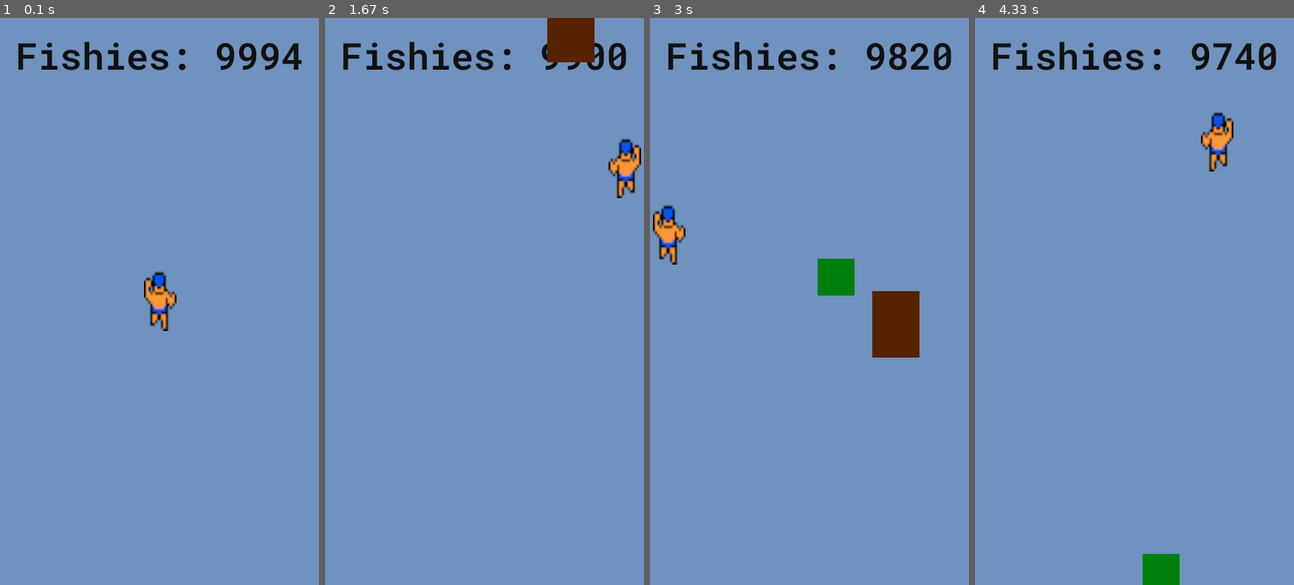
Above: before the commit, frames 1-4 (left to right).
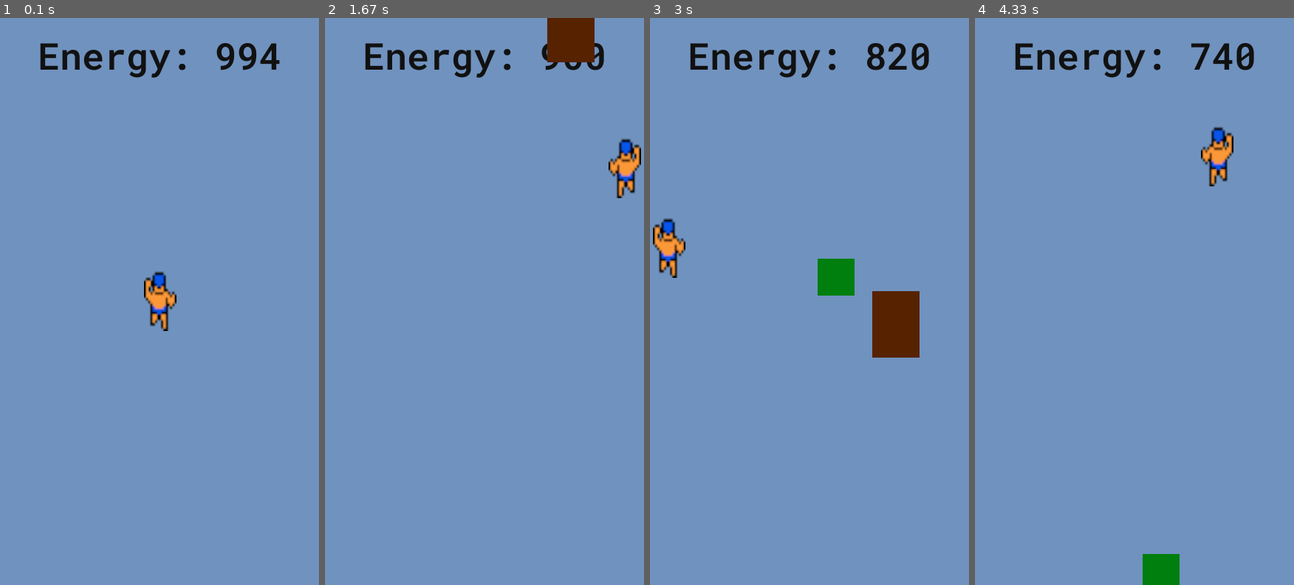
Above: after the commit, the same moments.

Repository: loorand/pygame-projekt
Game: pygame game, started from game.py
Same seed, same stepped clock (60 frames per second), same inputs: the game is played once before the commit and once after it.
Inputs:
- Up to frame 1 (0.1 s): no input
- Up to frame 2 (1.67 s): hold Right 0.33-0.8 s; hold Up 0.83-1.13 s; hold Right 1.17-1.63 s
- Up to frame 3 (3 s): hold Left 1.67-2.2 s; hold Down 2.23-2.53 s; hold Left 2.57-2.97 s
- Up to frame 4 (4.33 s): hold Up 3-3.37 s; hold Right 3.4-4.03 s; hold Down from 4.07 s (still down)

The runs differ from the first frame. In frame 1, 1.2% of the frame differs, in the area x 5-95%, y 4-11%; in frame 2, 1.1%; in frame 3, 2.3%; in frame 4, 2.4%, in the area x 5-95%, y 4-30%.

Commit message:
Improve gameplay

Diff:
--- /dev/null
+++ b/game copy.py
@@ -0,0 +1,191 @@
+import pygame
+import random
+from sys import exit
+
+# pygame initialisation and display config (size, used fonts)
+pygame.init()
+screen = pygame.display.set_mode((432,768)) # 9:16
+pygame.display.set_caption("Swimming with the Fishies")
+clock = pygame.time.Clock()
+font = pygame.font.Font("fonts/RobotoMono-Semibold.ttf", 50)
+
+# function to change and display score during gameplay
+def scores():
+    global score
+    global energy_collect
+    # collision
+    if Player.rect.colliderect(Duck.rect):
+        score -= 1
+    if Player.rect.colliderect(Energy.rect):
+        Energy.rect.bottom = random.randint(-280,-220)
+        Energy.rect.x = random.randint(25, 417)
+        energy_collect += 1
+        score += 100
+    score -= 1
+    # HETKEL LOEB SKOORI VEEL VANAMOODI e MITTE AJA JÄRGI
+    score_surface = font.render(f"Energy: {score}", True, "#111111").convert_alpha()
+    score_rect = score_surface.get_rect(center = (216,50))
+    screen.blit(score_surface, score_rect)
+
+# background surface
+bg_surface = pygame.image.load("graphics/background.png").convert_alpha()
+
+# starting arguments
+score = 1000
+speed = 5
+
+barrel = pygame.image.load("graphics/barrel.png").convert_alpha()
+duck = pygame.image.load("graphics/duck.png").convert_alpha()
+energy = pygame.image.load("graphics/energy.png").convert_alpha()
+
+class Barrel(pygame.sprite.Sprite):
+    def __init__(self, x, y):
+        super().__init__()
+        self.image = barrel
+        self.rect = self.image.get_rect(center = (x, y))
+
+class Duck(pygame.sprite.Sprite):
+    def __init__(self, x, y):
+        super().__init__()
+        self.image = duck
+        self.rect = self.image.get_rect(center = (x, y))
+
+class Energy(pygame.sprite.Sprite):
+    def __init__(self, x, y):
+        super().__init__()
+        self.image = energy
+        self.rect = self.image.get_rect(center = (x, y))
+
+""" surface / spawn location
+# barrel (obstacle) surface / spawn location
+barrel_surface = pygame.image.load("graphics/barrel.png").convert_alpha()
+barrel_rect = barrel_surface.get_rect(center = (random.randint(32,400), random.randint(-500,-200)))
+# duck (slowdown) surface / spawn location
+duck_surface = pygame.image.load("graphics/duck.png").convert_alpha()
+duck_rect = duck_surface.get_rect(center = (random.randint(25,417), random.randint(-1000,-500)))
+# energy (points) surface / spawn location
+energy_surface = pygame.image.load("graphics/energy.png").convert_alpha()
+energy_rect = duck_surface.get_rect(center = (random.randint(25,417), random.randint(-1500,-500)))
+ """
+
+player1 = pygame.image.load("graphics/player_1.png").convert_alpha()
+player2 = pygame.image.load("graphics/player_2.png").convert_alpha()
+
+# player surface / spawn location
+class Player(pygame.sprite.Sprite):
+    def __init__(self, x, y):
+        super().__init__()
+        self.image1 = player1
+        self.image2 = player2
+        self.rect = self.image1.get_rect(center = (x, y))
+        self.anim = [self.image1, self.image2]
+        self.index = 0
+        self.surface = self.anim[self.index]
+
+    def animate():
+        Player.index += 0.06
+        if Player.index >= len(Player.anim):
+            Player.index = 0
+        player_surface = Player.anim[int(Player.index)]
+
+stuff = pygame.sprite.Group(Barrel(random.randint(32,400), random.randint(-500,-200)),
+                            Duck(random.randint(25,417), random.randint(-1000,-500)),
+                            Energy(random.randint(25,417), random.randint(-1500,-500)),
+                            Player(216,384))
+
+
+""" player_surface_1 = pygame.image.load("graphics/player_1.png").convert_alpha()
+player_surface_2 = pygame.image.load("graphics/player_2.png").convert_alpha()
+player_anim = [player_surface_1, player_surface_2]
+player_index = 0
+player_surface = player_anim[player_index]
+player_rect = player_surface.get_rect(center = (216,384)) """
+
+game = True
+# main loop
+while True:
+    for event in pygame.event.get():
+        if event.type == pygame.QUIT:
+            pygame.quit()
+            exit()
+
+        # game restart screen (S to restart)
+        if not game:
+            if event.type == pygame.KEYDOWN and event.key == pygame.K_s:
+                game = True
+                score = 1000
+                speed = 5
+                energy_collect = 0
+
+    if game:
+        # player movement
+        player_speed = 2.1 * speed
+        if Player.rect.colliderect(Duck.rect()):
+            player_speed *= 0.44
+        keys = pygame.key.get_pressed()
+        if keys[pygame.K_f]:
+            player_speed = speed
+        if keys[pygame.K_UP]:
+            Player.rect.y -= player_speed
+        if keys[pygame.K_DOWN]:
+            Player.rect.y += player_speed * 0.56
+        if keys[pygame.K_LEFT]:
+            Player.rect.x -= player_speed * 0.8
+        if keys[pygame.K_RIGHT]:
+            Player.rect.x += player_speed * 0.8
+
+        # background & text/score function
+        screen.blit(bg_surface,(0,0))
+        scores()
+
+        Player.animate()
+
+        # barrel positioning
+        Barrel.rect.y += speed
+        if Barrel.rect.top >= 768:
+            Barrel.rect.bottom = random.randint(-250,-200)
+            Barrel.rect.x = random.randint(32, 400)
+
+        # duck positioning
+        Duck.rect.y += speed
+        if Duck.rect.top >= 768:
+            Duck.rect.bottom = random.randint(-400,-350)
+            Duck.rect.x = random.randint(25, 417)
+
+        # energy positioning
+        Energy.rect.y += speed * 0.9
+        if Energy.rect.top >= 768:
+            Energy.rect.bottom = -500
+            Energy.rect.x = random.randint(25, 417)
+
+        # collision
+        if Player.rect.colliderect(Barrel.rect):
+            Player.rect.top = Barrel.rect.bottom
+
+        # player positioning
+        if Player.rect.right <= 50:
+            Player.rect.right = 50
+        if Player.rect.left >= 382:
+            Player.rect.left = 382
+        if Player.rect.top >= 768:
+            game = False
+        if Player.rect.bottom <= 130:
+            Player.rect.bottom = 130
+
+        # barrel & player blit
+        stuff.blit(screen)
+        """ screen.blit(Barrel.surface,Barrel.rect)
+        screen.blit(Duck.surface,Duck.rect)
+        screen.blit(Energy.surface,Energy.rect)
+        screen.blit(Player.surface,Player.rect) """
+
+        # game over
+        if score <= 0:
+            game = False
+
+    else:
+        screen.fill("#111111")
+
+    # internal clock
+    pygame.display.update()
+    clock.tick(60)
--- a/game.py
+++ b/game.py
@@ -5,20 +5,25 @@
 # function to change and display score during gameplay
 def scores():
     global score
+    global energy_collect
     # collision
-    #if player_rect.colliderect(barrel_rect):
-    #    score -= 50
+    """ if player_rect.colliderect(barrel_rect):
+        score -= 50 """
     if player_rect.colliderect(duck_rect):
         score -= 1
     if player_rect.colliderect(energy_rect):
-        energy_rect.bottom = -500
+        energy_rect.bottom = random.randint(-280,-220)
         energy_rect.x = random.randint(25, 417)
+        energy_collect += 1
         score += 100
     score -= 1
     # HETKEL LOEB SKOORI VEEL VANAMOODI e MITTE AJA JÄRGI
-    score_surface = font.render(f"Fishies: {score}", True, "#111111").convert_alpha()
+    score_surface = font.render(f"Energy: {score}", True, "#111111").convert_alpha()
     score_rect = score_surface.get_rect(center = (216,50))
     screen.blit(score_surface, score_rect)
+    """ energy_col_surface = font.render(f"Fishies: {energy_collect}", True, "#111111").convert_alpha()
+    energy_col_rect = energy_col_surface.get_rect(center = (216,100))
+    screen.blit(energy_col_surface, energy_col_rect) """
 
 def player_animation():
     global player_surface, player_index
@@ -37,19 +42,20 @@
 # background surface
 bg_surface = pygame.image.load("graphics/background.png").convert_alpha()
 
-# arguments
-score = 10000
+# starting arguments
+score = 1000
 speed = 5
+""" energy_collect = 0 """
 
-# barrel surface / spawn location
+# barrel (obstacle) surface / spawn location
 barrel_surface = pygame.image.load("graphics/barrel.png").convert_alpha()
 barrel_rect = barrel_surface.get_rect(center = (random.randint(32,400), random.randint(-500,-200)))
 
-# duck surface / spawn location
+# duck (slowdown) surface / spawn location
 duck_surface = pygame.image.load("graphics/duck.png").convert_alpha()
 duck_rect = duck_surface.get_rect(center = (random.randint(25,417), random.randint(-1000,-500)))
 
-# energy surface / spawn location
+# energy (points) surface / spawn location
 energy_surface = pygame.image.load("graphics/energy.png").convert_alpha()
 energy_rect = duck_surface.get_rect(center = (random.randint(25,417), random.randint(-1500,-500)))
 
@@ -62,10 +68,10 @@
 player_rect = player_surface.get_rect(center = (216,384))
 
 # rotations
-player_surface_up = player_surface
+""" player_surface_up = player_surface
 player_surface_down = pygame.transform.rotate(player_surface, 180)
 player_surface_left = pygame.transform.rotate(player_surface, 10)
-player_surface_right = pygame.transform.rotate(player_surface, 350)
+player_surface_right = pygame.transform.rotate(player_surface, 350) """
 
 game = True
 # main loop
@@ -79,31 +85,38 @@
         if not game:
             if event.type == pygame.KEYDOWN and event.key == pygame.K_s:
                 game = True
-                score = 10000
+                score = 1000
+                speed = 5
+                energy_collect = 0
                 barrel_rect = barrel_surface.get_rect(center = (random.randint(32,400), random.randint(-500,-200)))
                 duck_rect = duck_surface.get_rect(center = (random.randint(25,417), random.randint(-1000,-500)))
                 player_rect = player_surface.get_rect(center = (216,284))
 
     if game:
         # player movement
-        player_speed = 2 * speed
+        player_speed = 2.1 * speed
         if player_rect.colliderect(duck_rect):
-            player_speed *= 0.5
+            player_speed *= 0.44
         keys = pygame.key.get_pressed()
         if keys[pygame.K_f]:
             player_speed = speed
         if keys[pygame.K_UP]:
             player_rect.y -= player_speed
-            player_surface = player_surface_up
+            """ player_surface = player_surface_up """
         if keys[pygame.K_DOWN]:
-            player_rect.y += player_speed * 0.5
-            player_surface = player_surface_down
+            player_rect.y += player_speed * 0.56
+            """ player_surface = player_surface_down """
         if keys[pygame.K_LEFT]:
             player_rect.x -= player_speed * 0.8
-            player_surface = player_surface_left
+            """ player_surface = player_surface_left """
         if keys[pygame.K_RIGHT]:
             player_rect.x += player_speed * 0.8
-            player_surface = player_surface_right
+            """ player_surface = player_surface_right """
+
+
+
+        """ if energy_collect % 12 == 10:
+            speed *= 1.1 """
 
         # background & text/score function
         screen.blit(bg_surface,(0,0))
